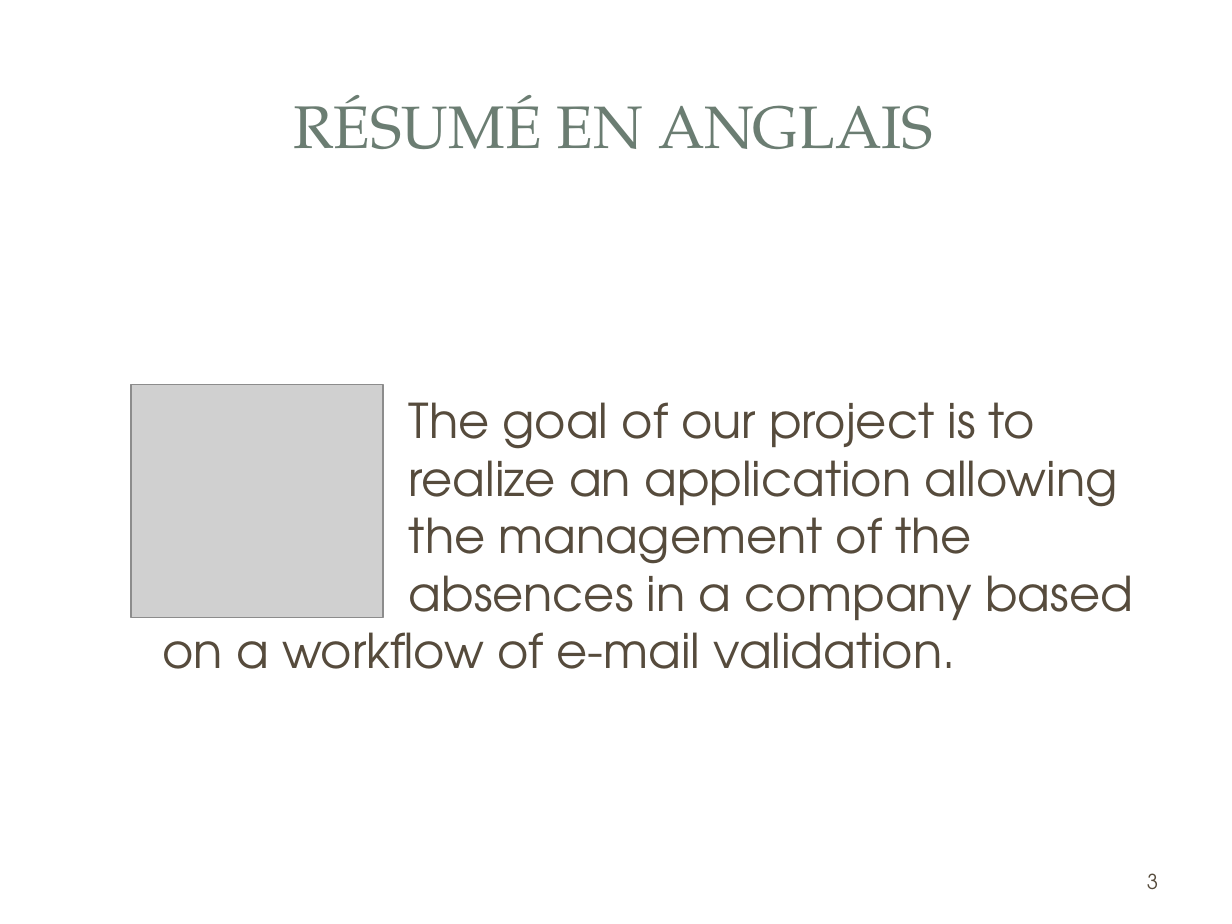
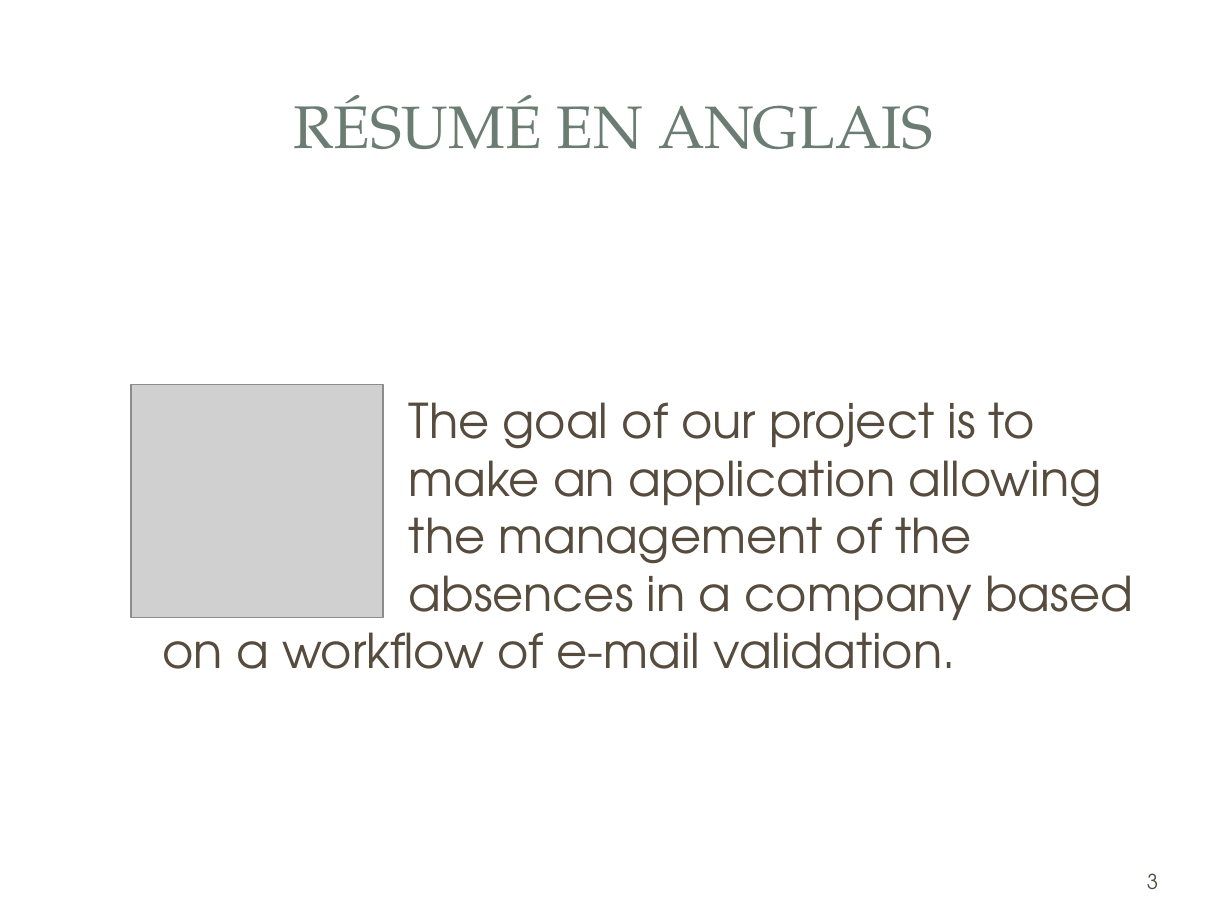
Before and after one commit to gestionsAbsences/gestionAbsences, a slide deck: slide 3 of Projet/Dossier/Fred/COURIOL_Fred_Présentation.ppt. Drawn at 1232x924 pixels with LibreOffice and Linux fonts; fonts in the diff are those of the drawing; grey boxes stand for pictures; background and template pictures are left out. Boxes give left, top, right and bottom in pixels: in the first picture for what was removed or moved away, otherwise in the second. Text is boxed around its words. In the diff, an @@ line names an element or a change of style, - is before the commit and + after.

```diff
--- a/Projet/Dossier/Fred/COURIOL_Fred_Présentation.ppt
+++ b/Projet/Dossier/Fred/COURIOL_Fred_Présentation.ppt
@@ text at [409,446,1102,518]: text changed @@
-realize an application allowing
+make an application allowing
```
Also in this commit, not shown: 6 other slides changed, 3 slides added, 3 slides removed, 9 other files.
